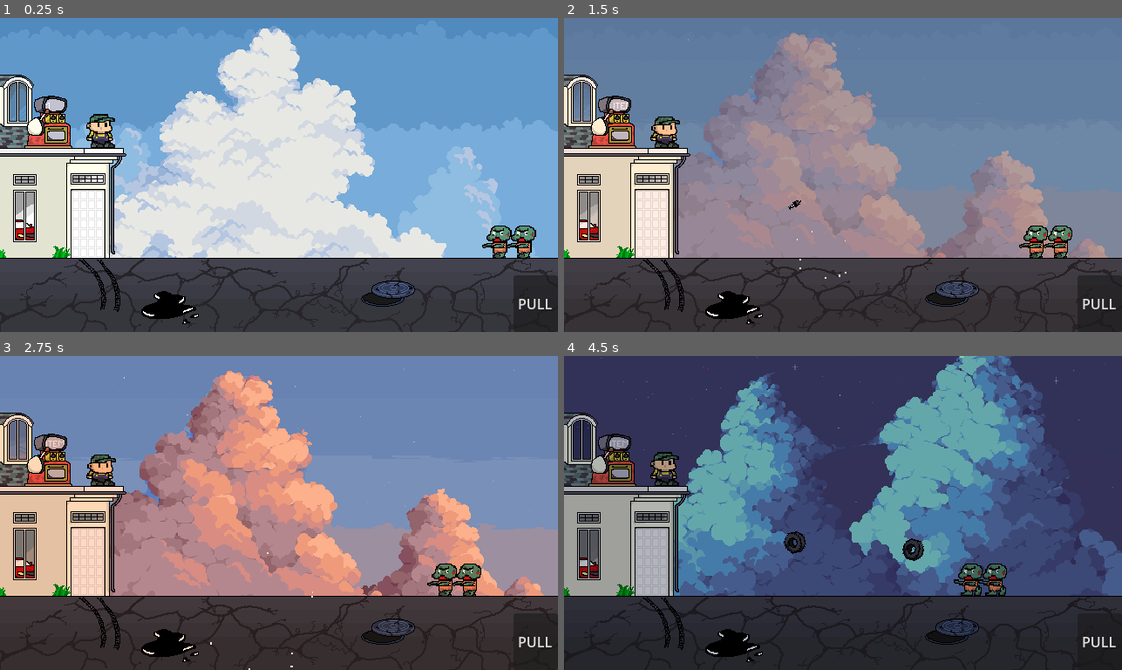
Above: before the commit, frames 1-4 (two rows, left to right).
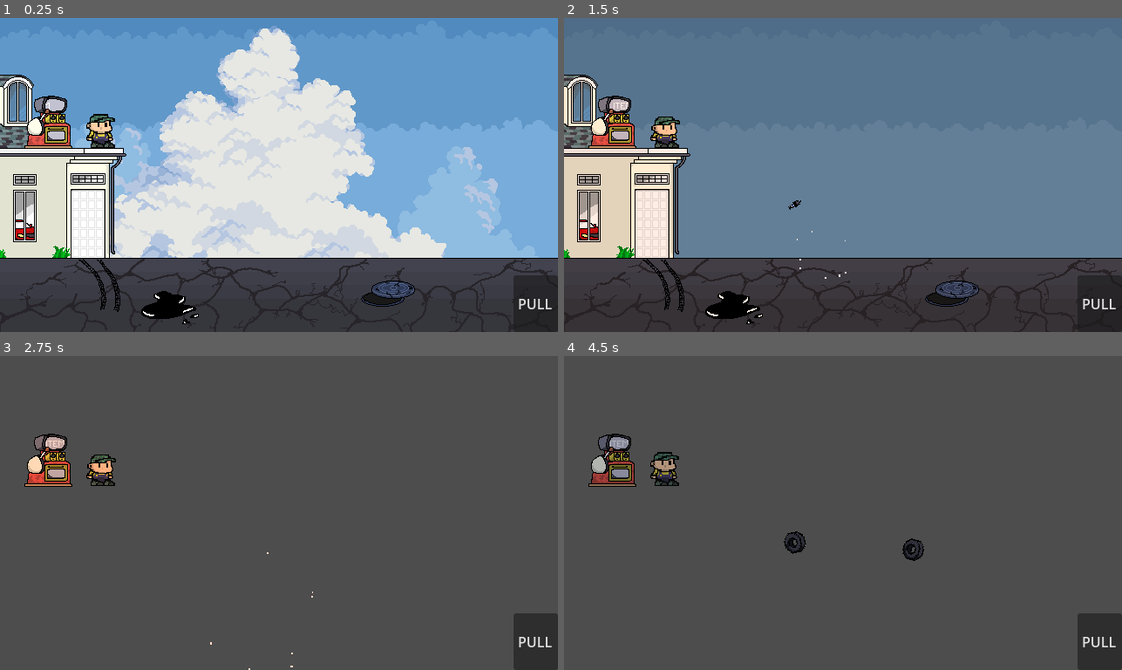
Above: after the commit, the same moments.

Repository: RayhanSP/gamedev-solo
Game: Godot game, scene res://scenes/main.tscn
Same seed, same stepped clock (60 frames per second), same inputs: the game is played once before the commit and once after it.
Inputs:
- Up to frame 1 (0.25 s): no input
- Up to frame 2 (1.5 s): tap Enter (ui_accept) at 0.5, 0.77 s; hold Right (ui_right) from 0.53 s (still down)
- Up to frame 3 (2.75 s): tap Enter (ui_accept) at 1.52 s; release Right (ui_right) at 2.03 s; hold Left (ui_left) from 2.03 s (still down)
- Up to frame 4 (4.5 s): release Left (ui_left) at 2.78 s; hold Right (ui_right) 2.78-4.28 s; tap Enter (ui_accept) at 3.02, 3.77 s; hold Left (ui_left) from 4.28 s (still down)

The runs differ from the first frame. In frame 1, 0.7% of the frame differs, in the area x 86-97%, y 66-77%; in frame 2, 31%; in frame 3, 89%; in frame 4, 96%, in the area x 0-100%, y 0-100%.

Commit message:
feat: zombie spawner

Diff:
--- a/scenes/main.tscn
+++ b/scenes/main.tscn
@@ -1,6 +1,7 @@
 [gd_scene format=3 uid="uid://dmhnrvtxvbh2s"]
 
 [ext_resource type="Script" uid="uid://dym880caj4vyv" path="res://scripts/time_manager.gd" id="1_0ld40"]
+[ext_resource type="Script" uid="uid://dt5bbh0v5e1id" path="res://scripts/main.gd" id="1_2f3dj"]
 [ext_resource type="PackedScene" uid="uid://bj1wbjyihw8y8" path="res://scenes/player.tscn" id="1_o5qli"]
 [ext_resource type="Texture2D" uid="uid://63d2rvpihu5i" path="res://assets/craftpix-net-995711-free-pixel-art-cloud-and-sky-backgrounds/4. NEW CLOUDS/1.png" id="1_o6xl0"]
 [ext_resource type="Script" uid="uid://dx3r5wa5sm0l8" path="res://scripts/player.gd" id="2_sugp2"]
@@ -29,9 +30,11 @@
 [ext_resource type="PackedScene" uid="uid://blfe2lt2lq7co" path="res://scenes/item_battery.tscn" id="25_vxglm"]
 
 [sub_resource type="RectangleShape2D" id="RectangleShape2D_sgp6g"]
-size = Vector2(20, 17.552002)
+size = Vector2(27.072403, 17.552002)
 
 [node name="Main" type="Node2D" unique_id=159988853]
+script = ExtResource("1_2f3dj")
+zombie_scene = ExtResource("4_jyhfs")
 
 [node name="CanvasModulate" type="CanvasModulate" parent="." unique_id=822555748]
 
@@ -41,7 +44,7 @@
 [node name="ParallaxBackground" type="ParallaxBackground" parent="." unique_id=2146964310]
 
 [node name="LayerDay" type="ParallaxLayer" parent="ParallaxBackground" unique_id=1710153474]
-z_index = -1
+z_index = -10
 
 [node name="BgSiang" type="Sprite2D" parent="ParallaxBackground/LayerDay" unique_id=198315687]
 scale = Vector2(1.111, 1.111)
@@ -62,7 +65,7 @@
 offset = Vector2(0, -60)
 
 [node name="LayerEvening" type="ParallaxLayer" parent="ParallaxBackground" unique_id=1936488536]
-z_index = -1
+z_index = -10
 
 [node name="BgSore" type="Sprite2D" parent="ParallaxBackground/LayerEvening" unique_id=1804722912]
 scale = Vector2(1.111, 1.111)
@@ -83,7 +86,7 @@
 offset = Vector2(0, -60)
 
 [node name="LayerNight" type="ParallaxLayer" parent="ParallaxBackground" unique_id=1283088048]
-z_index = -1
+z_index = -10
 
 [node name="BgMalam" type="Sprite2D" parent="ParallaxBackground/LayerNight" unique_id=101186641]
 scale = Vector2(1.111, 1.111)
@@ -98,7 +101,7 @@
 offset = Vector2(0, -60)
 
 [node name="LayerMidnight" type="ParallaxLayer" parent="ParallaxBackground" unique_id=2042865073]
-z_index = -1
+z_index = -10
 
 [node name="BgTengahMalam" type="Sprite2D" parent="ParallaxBackground/LayerMidnight" unique_id=1133851681]
 scale = Vector2(1.111, 1.111)
@@ -159,8 +162,8 @@
 scale = Vector2(6.45, 1)
 
 [node name="CollisionShape2D" type="CollisionShape2D" parent="Ground" unique_id=83386468]
-position = Vector2(0, -6.119995)
-scale = Vector2(5, 4.9999995)
+position = Vector2(17.681011, -6.119995)
+scale = Vector2(5, 4.999999)
 shape = SubResource("RectangleShape2D_sgp6g")
 
 [node name="Player" parent="." unique_id=1612350967 instance=ExtResource("1_o5qli")]
@@ -170,18 +173,9 @@
 ammo_list = Array[PackedScene]([ExtResource("3_jyhfs"), ExtResource("25_og1vs"), ExtResource("24_2wyq8"), ExtResource("25_vxglm")])
 projectile_scene = ExtResource("3_jyhfs")
 
-[node name="Zombie" parent="." unique_id=1707422033 instance=ExtResource("4_jyhfs")]
-z_index = 1
-position = Vector2(606, 255)
-scale = Vector2(1.25, 1.25)
-max_health = 150
-
-[node name="Zombie2" parent="." unique_id=136789594 instance=ExtResource("4_jyhfs")]
-z_index = 1
-position = Vector2(578, 255)
-scale = Vector2(1.25, 1.25)
-max_health = 250
-
 [node name="VendingMachine" parent="." unique_id=1202862248 instance=ExtResource("24_y6deb")]
 z_index = 1
 position = Vector2(57, 118)
+
+[node name="SpawnPoint" type="Marker2D" parent="." unique_id=1221279923]
+position = Vector2(713, 257)
--- /dev/null
+++ b/scripts/main.gd
@@ -0,0 +1,93 @@
+extends Node2D
+
+# === REFERENSI NODE VISUAL ===
+# Kita kumpulkan node Parallax dan Rumah ke dalam array biar gampang di-loop
+@onready var bg_layers = [
+	$ParallaxBackground/LayerDay,
+	$ParallaxBackground/LayerEvening,
+	$ParallaxBackground/LayerNight,
+	$ParallaxBackground/LayerMidnight
+]
+
+@onready var house_layers = [
+	$HouseLayers/HouseDay,
+	$HouseLayers/HouseEvening,
+	$HouseLayers/HouseNight,
+	$HouseLayers/HouseMidnight
+]
+
+@onready var spawn_point = $SpawnPoint
+
+# === VARIABEL SCENERY & WAVE ===
+var current_phase_index: int = 0
+var phase_timer: float = 0.0
+var phase_duration: float = 15.0 # Tiap 15 detik ganti suasana
+
+# === VARIABEL SPAWNER ===
+@export var zombie_scene: PackedScene
+var wave_level: int = 1
+var spawn_timer: float = 0.0
+var current_spawn_delay: float = 3.0 # Awalnya spawn tiap 3 detik
+
+func _ready():
+	# Reset tampilan di awal game: Cuma nyalakan versi Day (Pagi)
+	update_scenery_visibility()
+	print(">> GAME MULAI! Wave 1: Pagi Hari")
+
+func _process(delta):
+	# 1. LOGIKA GANTI WAKTU / SCENERY (Tiap 15 Detik)
+	phase_timer += delta
+	if phase_timer >= phase_duration:
+		phase_timer = 0.0
+		advance_phase()
+
+	# 2. LOGIKA SPAWNER ZOMBIE
+	spawn_timer += delta
+	if spawn_timer >= current_spawn_delay:
+		spawn_timer = 0.0
+		spawn_zombie_wave()
+
+# Fungsi untuk naik level dan ganti pemandangan
+func advance_phase():
+	wave_level += 1
+
+	# Update index pemandangan (mentok di index 3 / Midnight)
+	if current_phase_index < bg_layers.size() - 1:
+		current_phase_index += 1
+		update_scenery_visibility()
+		print(">> Waktu Berlalu! Ganti Scenery ke Fase: ", current_phase_index)
+	else:
+		print(">> MIDNIGHT MODE TERCAPAI! SURVIVE!!")
+
+	# Update Difficulty Spawner (Makin Susah)
+	# Mengurangi delay, tapi minimal mentok di 1.0 detik biar game gak crash
+	current_spawn_delay = max(1.0, 3.0 - (wave_level * 0.3))
+	print(">> WAVE LEVEL ", wave_level, "! Delay Spawn jadi: ", current_spawn_delay, " detik")
+
+# Fungsi untuk mengatur nyala/mati layer background dan rumah
+func update_scenery_visibility():
+	for i in range(bg_layers.size()):
+		# Kalau index-nya sama dengan fase sekarang, set true (nyala). Sisanya false (mati).
+		bg_layers[i].visible = (i == current_phase_index)
+		house_layers[i].visible = (i == current_phase_index)
+
+func spawn_zombie_wave():
+	if not zombie_scene:
+		print("Peringatan: Zombie Scene belum dimasukkan ke Main node!")
+		return
+
+	# LOGIKA ROMBONGAN: Semakin tinggi wave, makin banyak zombi yang keluar barengan!
+	var zombies_to_spawn = randi_range(1, wave_level)
+
+	for i in range(zombies_to_spawn):
+		var zombie = zombie_scene.instantiate()
+		add_child(zombie)
+
+		# Set posisi awal di SpawnPoint
+		var spawn_pos = spawn_point.global_position
+
+		# Sebar posisi zombi sedikit biar gak numpuk di satu titik pixel persis
+		spawn_pos.x += randf_range(10, 40) * i
+		spawn_pos.y += randf_range(-15, 15)
+
+		zombie.global_position = spawn_pos
Not shown, added: scripts/main.gd.uid
